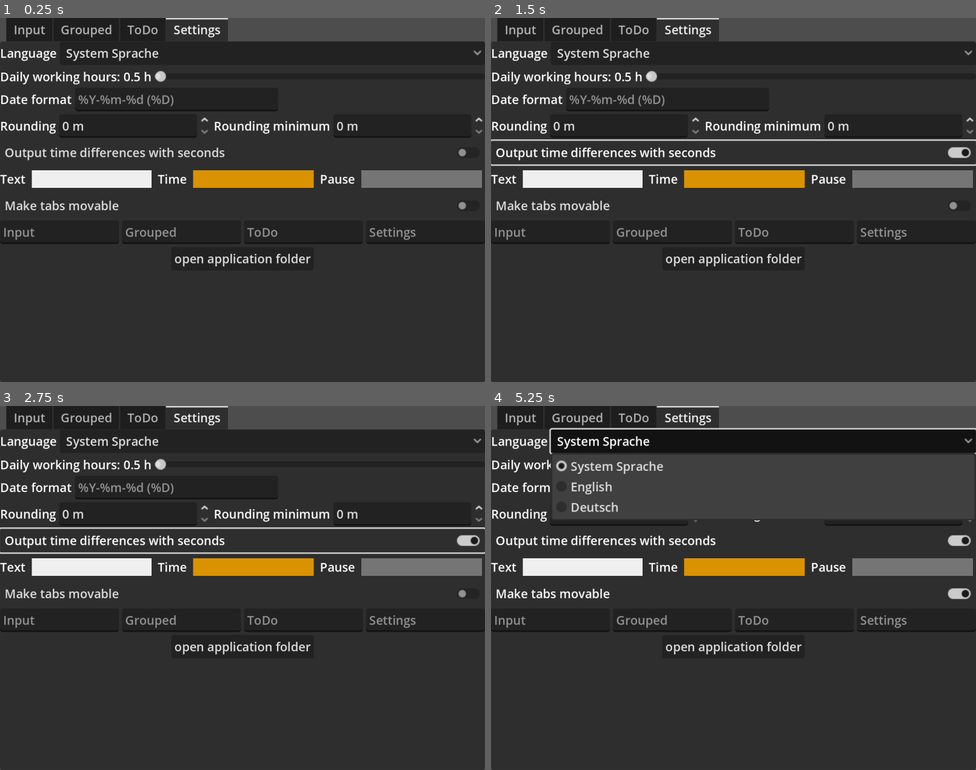
Above: before the commit, frames 1-4 (two rows, left to right).
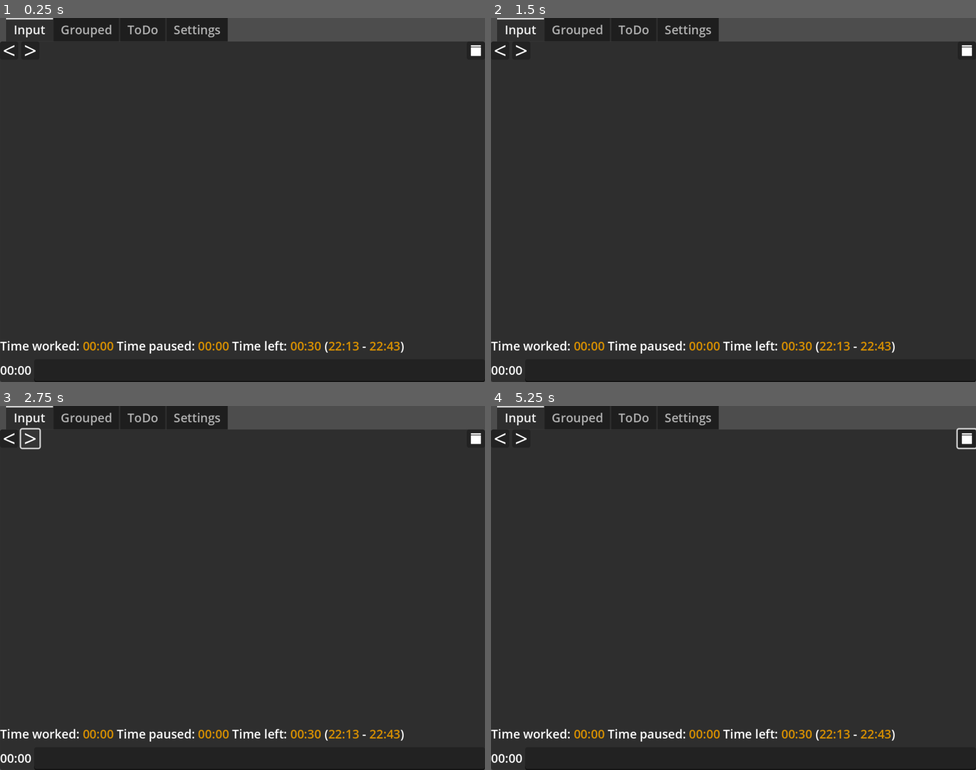
Above: after the commit, the same moments.

Repository: FailedCode/timelog
Game: Godot game, scene res://main.tscn
Two runs of this game, one before a commit and one after it. Both use one fixed random seed, a clock stepped at 60 frames per second and the inputs below.
Inputs (mouse positions are in pixels of both pictures, inside the frame that each line leads up to):
- Up to frame 1 (0.25 s): no input
- Up to frame 2 (1.5 s): click (762, 54) at 0.5 s, where only the run before the commit has a clickable "System Sprache"; click (733, 152) at 1.25 s, where only the run before the commit has a clickable "Output time differences with …"
- Up to frame 3 (2.75 s): click (29, 438) at 2.02 s
- Up to frame 4 (5.25 s): click (966, 438) at 2.77 s; click (733, 595) at 3.5 s, where only the run before the commit has a clickable "Make tabs movable"; click (733, 646) at 4.25 s, where only the run before the commit has a clickable "open application folder"; click (762, 442) at 5 s, where only the run before the commit has a clickable "System Sprache"

The runs differ from the first frame. In frame 1, 9.5% of the frame differs, in the area x 0-100%, y 0-100%; in frame 2, 11%; in frame 3, 11%; in frame 4, 15%.

Commit message:
grouped view: added copy buttons

Diff:
--- a/main.gd
+++ b/main.gd
@@ -279,7 +279,10 @@
 				groupdiff += miniumDiff
 			if groupdiff < miniumDiff:
 				groupdiff = miniumDiff
-		txt += wrap_color(DateTime.time_diff(groupdiff, appSettings.diffSecondsToggle), colorTime) + "\t\t" + wrap_color(escape_bb_tags(groupText), colorText) + "\n"
+		txt += wrap_color(DateTime.time_diff(groupdiff, appSettings.diffSecondsToggle), colorTime) \
+			+ "\t\t" \
+			+ wrap_color(escape_bb_tags(groupText), colorText) \
+			+ "\n"
 	grouped.text = txt
 
 ## If there is no start entry for today, add one - since opening the app
@@ -324,6 +327,19 @@
 	currentDateTimestamp = DateTime.time()
 	dateLabel.text = DateTime.get_date_formated(dateFormat.text, currentDateTimestamp)
 	update_text_controls()
+
+## Grouped
+func _on_btn_copy_all_pressed() -> void:
+	DisplayServer.clipboard_set(grouped.get_parsed_text())
+
+## Grouped
+## The "\t\t" from update_grouped_timelog isn't great...
+func _on_btn_copy_text_pressed() -> void:
+	var clipboard_text:String = ""
+	for line in grouped.get_parsed_text().split("\n", false):
+		var parts = line.split("\t\t", false, 2)
+		clipboard_text += parts[1] + "\n"
+	DisplayServer.clipboard_set(clipboard_text)
 
 ## settings change
 func _on_selected_language_button_item_selected(index: int) -> void:
--- a/main.tscn
+++ b/main.tscn
@@ -26,11 +26,10 @@
 anchor_bottom = 1.0
 grow_horizontal = 2
 grow_vertical = 2
-current_tab = 3
+current_tab = 0
 clip_tabs = false
 
 [node name="TAB_INPUT" type="VBoxContainer" parent="TabContainer"]
-visible = false
 layout_mode = 2
 metadata/_tab_index = 0
 
@@ -127,6 +126,26 @@
 context_menu_enabled = true
 selection_enabled = true
 
+[node name="HBoxContainer" type="HBoxContainer" parent="TabContainer/TAB_GROUPED"]
+custom_minimum_size = Vector2(0, 25)
+layout_mode = 2
+
+[node name="SpacerLeft" type="Control" parent="TabContainer/TAB_GROUPED/HBoxContainer"]
+layout_mode = 2
+size_flags_horizontal = 3
+
+[node name="BtnCopyText" type="Button" parent="TabContainer/TAB_GROUPED/HBoxContainer"]
+layout_mode = 2
+text = "GROUP_COPY_TEXT"
+
+[node name="BtnCopyAll" type="Button" parent="TabContainer/TAB_GROUPED/HBoxContainer"]
+layout_mode = 2
+text = "GROUP_COPY_ALL"
+
+[node name="SpacerRight" type="Control" parent="TabContainer/TAB_GROUPED/HBoxContainer"]
+layout_mode = 2
+size_flags_horizontal = 3
+
 [node name="TAB_TODO" type="VBoxContainer" parent="TabContainer"]
 visible = false
 layout_mode = 2
@@ -143,6 +162,7 @@
 auto_tooltip = false
 
 [node name="TAB_SETTINGS" type="VBoxContainer" parent="TabContainer"]
+visible = false
 layout_mode = 2
 metadata/_tab_index = 3
 
@@ -313,6 +333,8 @@
 [connection signal="pressed" from="TabContainer/TAB_INPUT/DateContainer/DateForwardButton" to="." method="_on_date_forward_button_pressed"]
 [connection signal="pressed" from="TabContainer/TAB_INPUT/DateContainer/DateTodayButton" to="." method="_on_date_today_button_pressed"]
 [connection signal="text_submitted" from="TabContainer/TAB_INPUT/InputContainer/Input" to="." method="_on_input_text_submitted"]
+[connection signal="pressed" from="TabContainer/TAB_GROUPED/HBoxContainer/BtnCopyText" to="." method="_on_btn_copy_text_pressed"]
+[connection signal="pressed" from="TabContainer/TAB_GROUPED/HBoxContainer/BtnCopyAll" to="." method="_on_btn_copy_all_pressed"]
 [connection signal="item_selected" from="TabContainer/TAB_SETTINGS/HBoxContainer6/SelectedLanguageButton" to="." method="_on_selected_language_button_item_selected"]
 [connection signal="value_changed" from="TabContainer/TAB_SETTINGS/HBoxContainer/DailyWorkingHours" to="." method="_on_daily_working_hours_value_changed"]
 [connection signal="text_changed" from="TabContainer/TAB_SETTINGS/HBoxContainer2/DateFormat" to="." method="_on_date_format_text_changed"]
Not shown, changed: translations/de.po
Not shown, changed: translations/en.po
Not shown, changed: translations/template.pot
